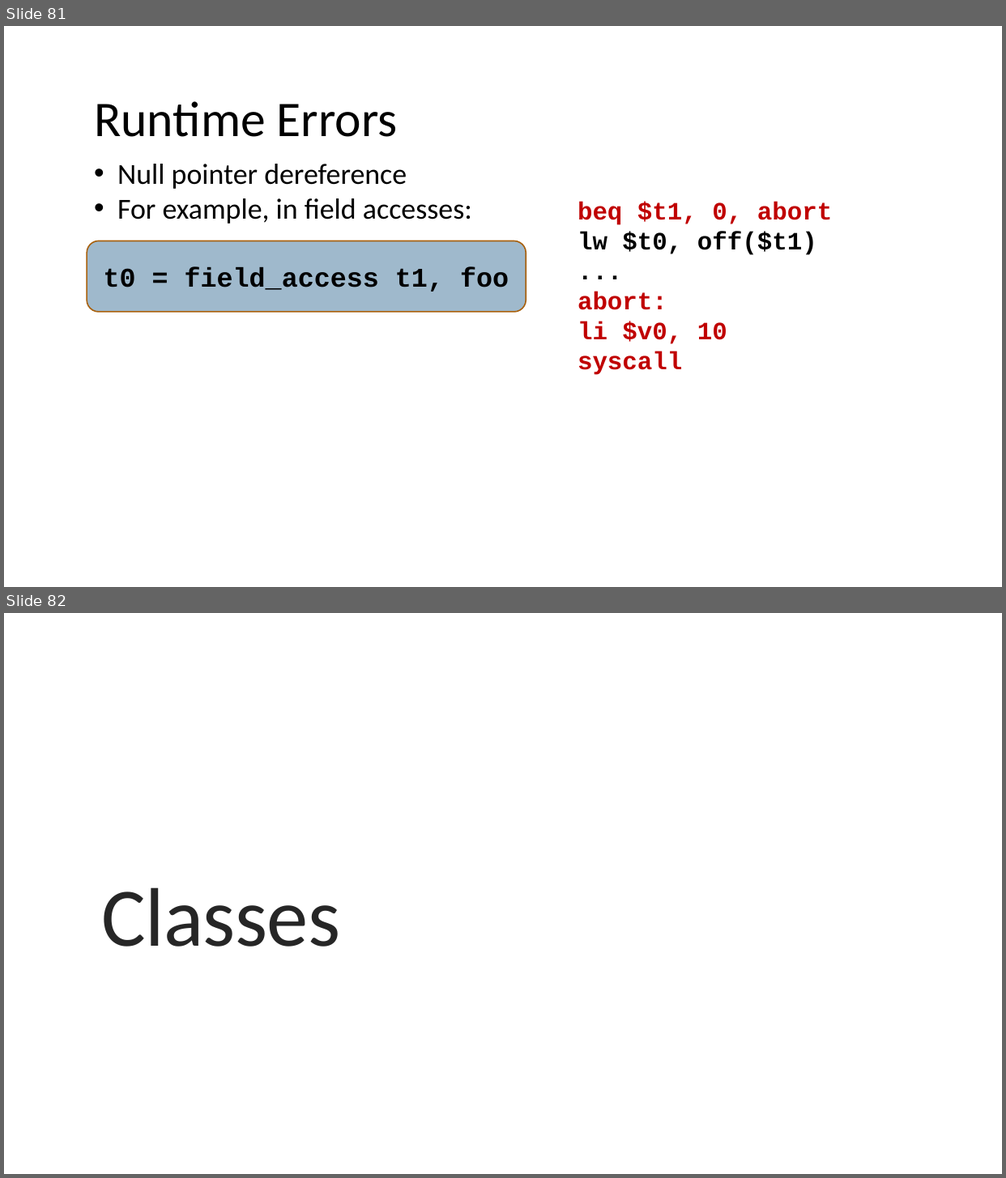
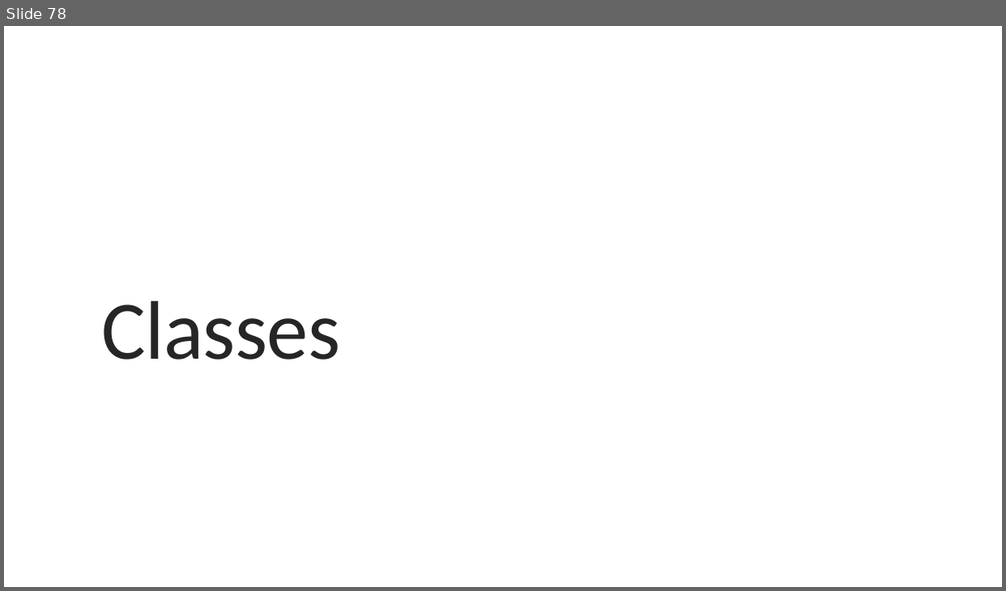
Before and after one commit to nivshani/compilation, a slide deck: slides/codegen.pptx. Shown one above the other, each under a label of ours: slides 81 and 82 before the commit, slide 78 after it. The pictures are 1006x1178 and 1006x591 pixels, drawn with LibreOffice and Linux fonts; fonts in the diff are those of the drawing. Boxes give left, top, right and bottom in pixels: in the first picture for what was removed or moved away, otherwise in the second. Text is boxed around its words. In the diff, an @@ line names an element or a change of style, - is before the commit and + after.

```diff
--- a/slides/codegen.pptx
+++ b/slides/codegen.pptx
@@ slide 81 removed at <box>4,26,1002,587</box>, background #FFFFFF @@
@@ text removed at <box>94,101,398,137</box> @@
-Runtime Errors
@@ text removed at <box>117,164,472,224</box> @@
-• Null pointer dereference
-• For example, in field accesses:
@@ text removed at <box>577,202,832,375</box> @@
-beq $t1, 0, abort
-lw $t0, off($t1)
-...
-abort:
-li $v0, 10
-syscall
@@ rounded rectangle removed at <box>87,241,526,312</box> @@
-t0 = field_access t1, foo
@@ what was slide 82 is now slide 78 @@
```
Also in this commit, not shown: 9 slides changed, 2 slides added, 5 other slides removed, 1 other file.
